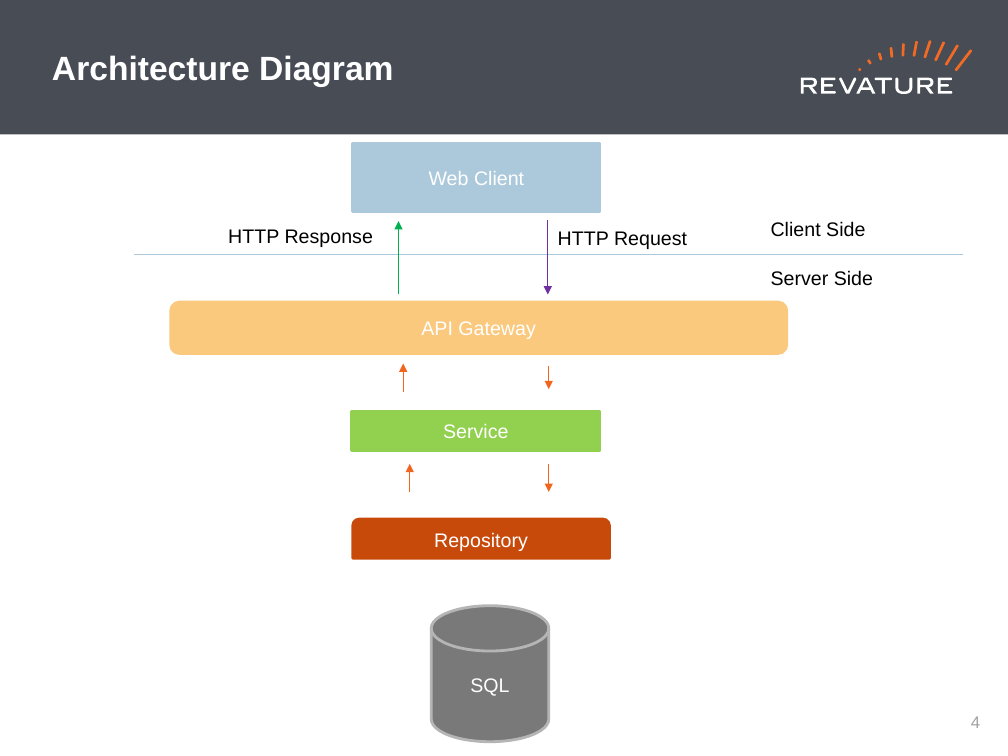
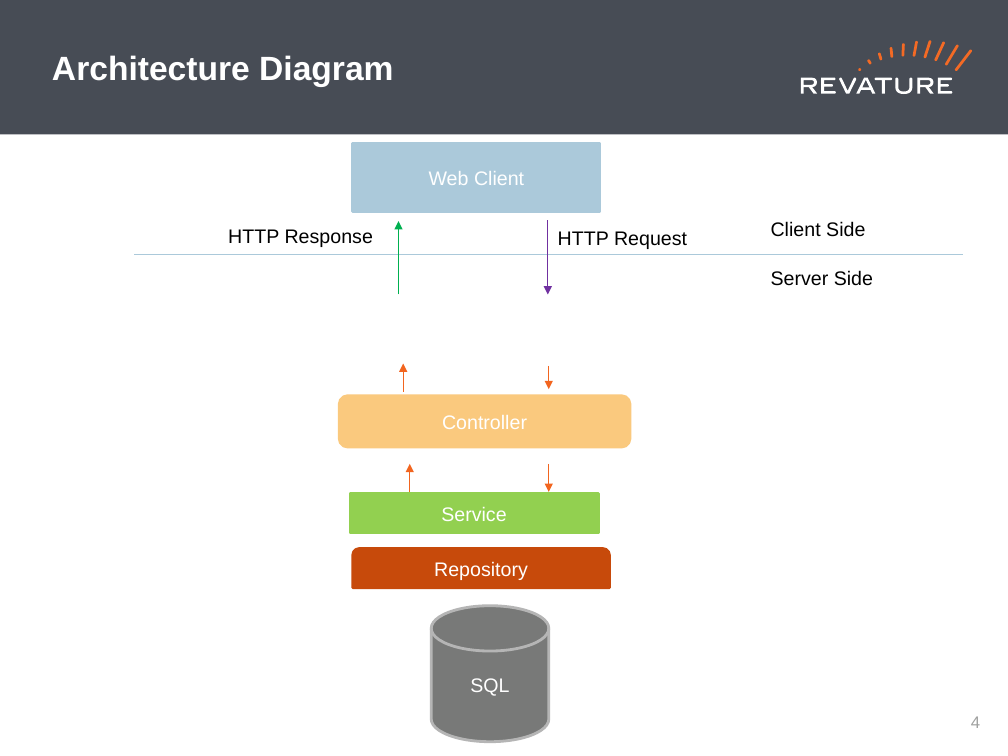
Before and after one commit to DavidKaza/skybank, a slide deck: slide 5 of Revature_PPT_Template (1).pptx. Drawn at 1008x756 pixels with LibreOffice and Linux fonts; fonts in the diff are those of the drawing. Boxes give left, top, right and bottom in pixels: in the first picture for what was removed or moved away, otherwise in the second. Text is boxed around its words. In the diff, an @@ line names an element or a change of style, - is before the commit and + after.

```diff
--- a/Revature_PPT_Template (1).pptx
+++ b/Revature_PPT_Template (1).pptx
@@ rounded rectangle "Controller" resized from (x1=170, y1=302, x2=786, y2=354) to (x1=340, y1=396, x2=630, y2=448) @@
@@ text in rounded rectangle at (x1=442, y1=415, x2=527, y2=429): text changed @@
-API Gateway
+Controller
@@ rectangle "Service" moved from (x1=352, y1=411, x2=600, y2=451) to (x1=350, y1=494, x2=598, y2=533) @@
@@ round same rect "Repository" moved from (x1=353, y1=519, x2=610, y2=558) to (x1=353, y1=548, x2=610, y2=588) @@
```
Also in this commit, not shown: 6 other slides changed, 2 slides removed.
